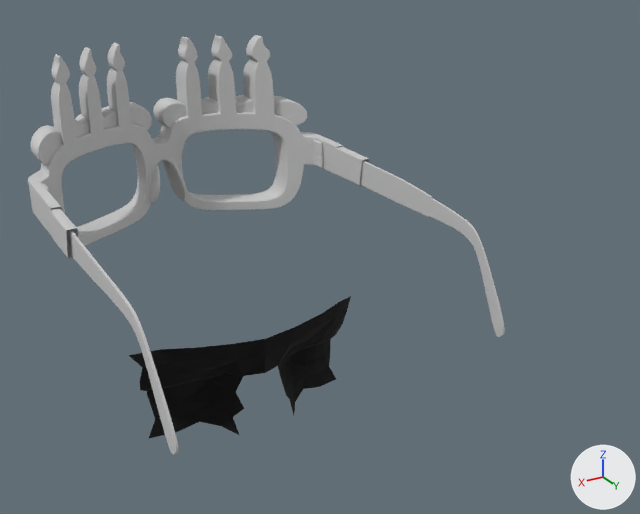
A saved change to the glTF model glass6.gltf.
Both versions are drawn from a 50 mm camera at (5.47, 12.85, 8.43) aimed at (-1.13, 1.85, 2.93). Every picture has the same lights, and +X, +Y and +Z are marked at lower right. Where no turn or scale is listed for an object, it has been applied to the vertices.

Objects in the first picture: '17893_HappyBirthdayGlasses', 'facemesh'.
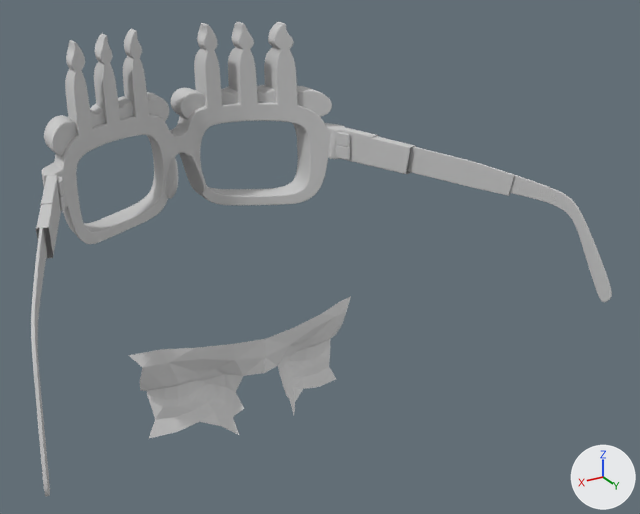
Boxes (x1, y1, x2, y2) around the edits, measured in the pictures (640 x 514 px):
'17893_HappyBirthdayGlasses.000', added
    after: (31, 22, 612, 496)
'17893_HappyBirthdayGlasses', deleted
    before: (28, 35, 505, 455)
'facemesh', recoloured (black to grey)
    both: (129, 296, 351, 438)

Edits to the bpy script that builds the scene:
```text
Add mat_lambert1_001:
    mat_lambert1_001 = principled_material('lambert1.001')
    mat_lambert1_001.base_color = (0.784, 0.784, 0.784)  # white #e5e5e5
    mat_lambert1_001.roughness = 1.0
Change me_facemesh:
    where me_facemesh.from_pydata(...)  # 123 vertices, 202 faces; spans x -1.96..1.96, y 1.29..2.12, z 0.28..2.01
    remove me_facemesh.materials.append(mat_lambert1)  # black #000000
    add me_facemesh.materials.append(mat_lambert1_001)  # white #e5e5e5
Add me_17893_happybirthdayglasses_001:
    me_17893_happybirthdayglasses_001.from_pydata(...)  # 48150 vertices, 95728 faces; spans x -4.42..4.09, y -2.06..5.12, z 2.54..6.1
    me_17893_happybirthdayglasses_001.materials.append(mat_default)  # light grey #cacaca
Remove ob_17893_happybirthdayglasses:
    ob_17893_happybirthdayglasses = bpy.data.objects.new('17893_HappyBirthdayGlasses', me_17893_happybirthdayglasses)
    ob_17893_happybirthdayglasses.location = (0.0, 0.0, 0.0)
Add ob_17893_happybirthdayglasses_000:
    ob_17893_happybirthdayglasses_000 = bpy.data.objects.new('17893_HappyBirthdayGlasses.000', me_17893_happybirthdayglasses_001)
    ob_17893_happybirthdayglasses_000.location = (0.0, 0.0, 0.0)
```
